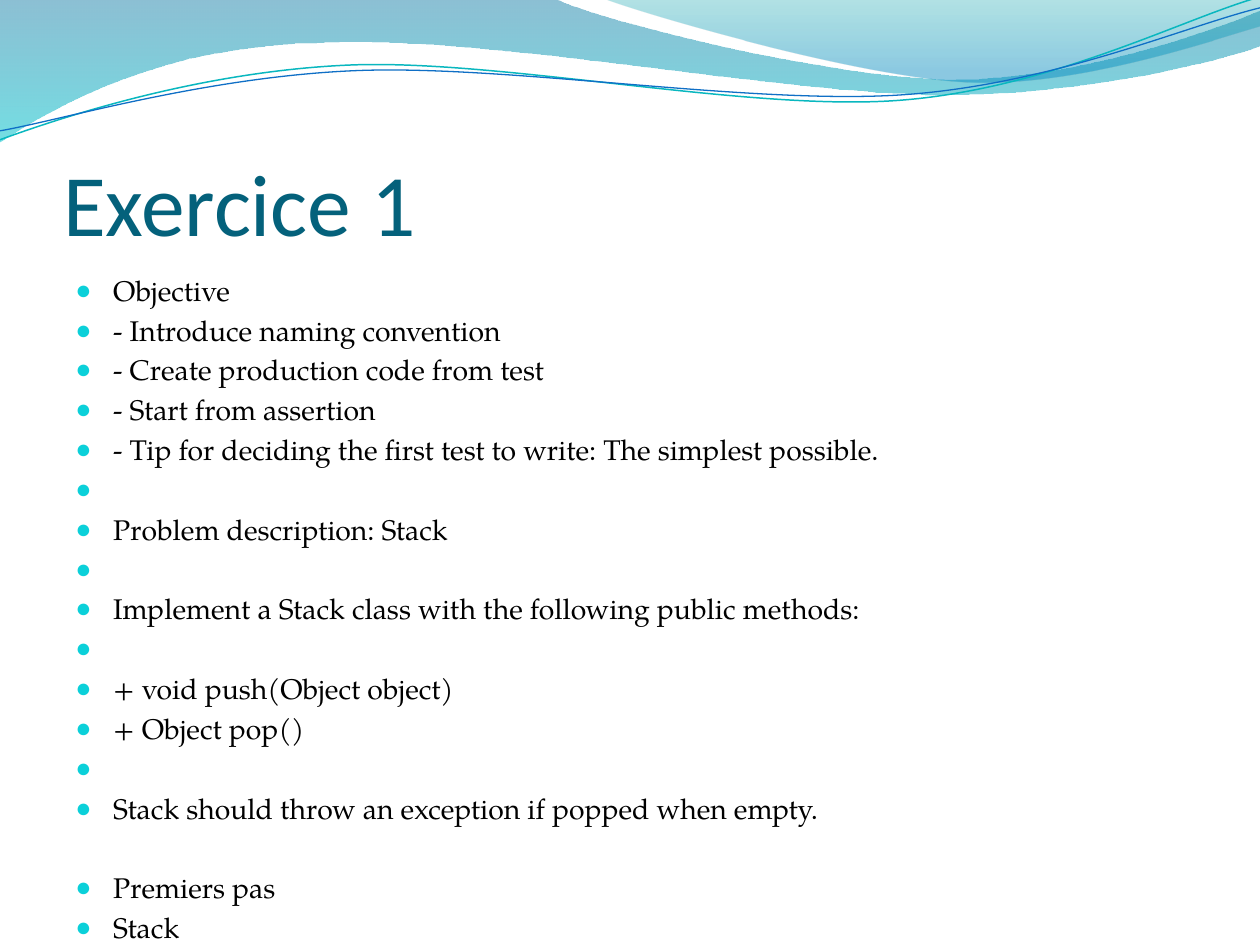
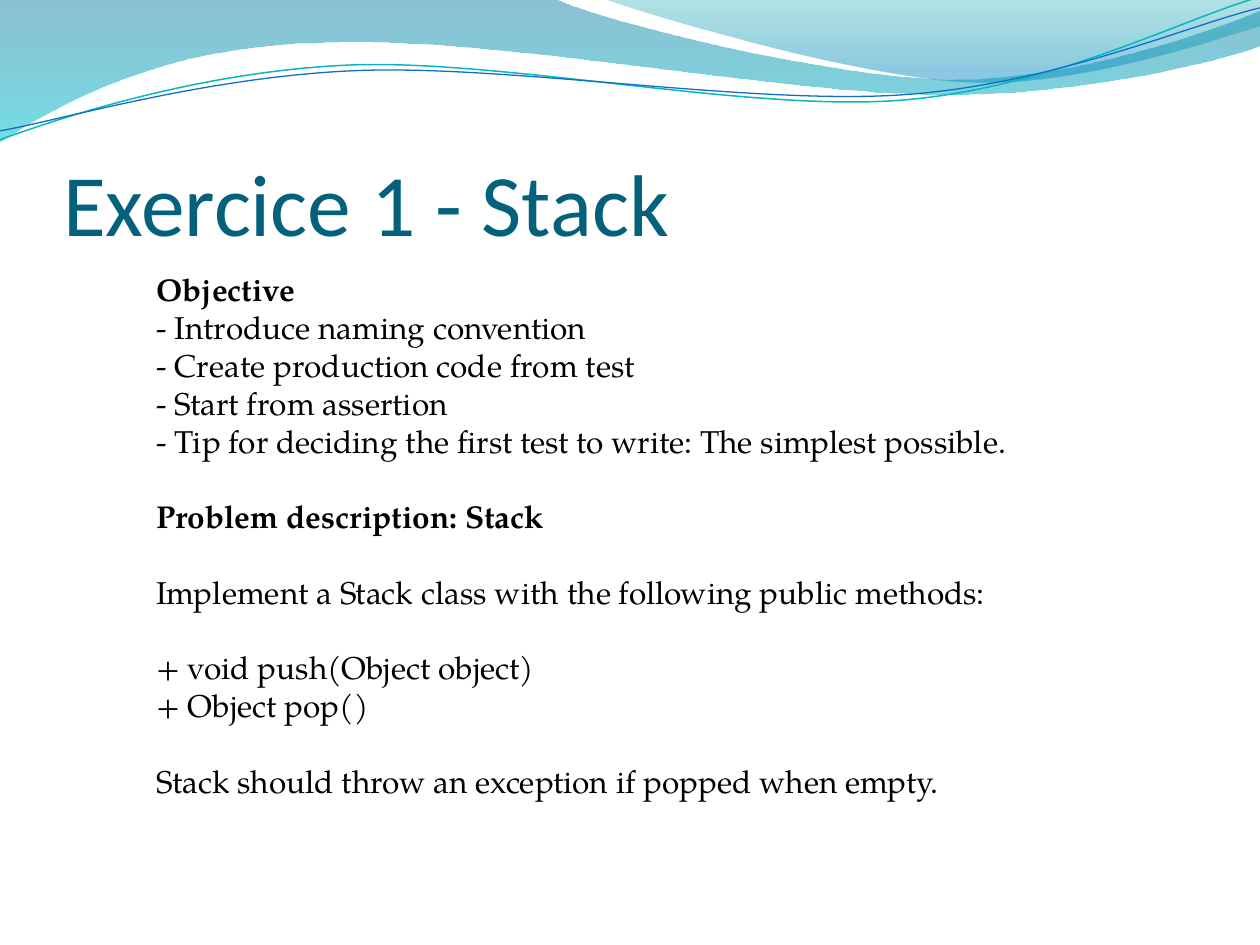
Before and after one commit to mathieucans/TDD.Trainig, a slide deck: slide 18 of docs/Introduction au TDD.2016.pptx (slide 11 before the commit). Drawn at 1260x945 pixels with LibreOffice and Linux fonts; fonts in the diff are those of the drawing; background and template pictures are left out. Boxes give left, top, right and bottom in pixels: in the first picture for what was removed or moved away, otherwise in the second. Text is boxed around its words. In the diff, an @@ line names an element or a change of style, - is before the commit and + after.

```diff
--- a/docs/Introduction au TDD.2016.pptx
+++ b/docs/Introduction au TDD.2016.pptx
@@ title at box(63, 175, 669, 237): text changed @@
-Exercice 1
+Exercice 1 - Stack
@@ text at box(156, 278, 1006, 802): paragraphs removed @@
-● Premiers pas
-● Stack
@@ text "Objective": place and size @@
-text "Objective" at box(113, 280, 878, 827)
+text "Objective" at box(156, 278, 1006, 802)
@@ text "Objective" at box(156, 278, 1006, 802): size 16.2 to 18 pt; bold on in "Objective", "Problem description: Stack"; bullet ● to none; less space between paragraphs @@
```
Also in this commit, not shown: 9 other slides changed, 19 slides added, 8 slides removed.
